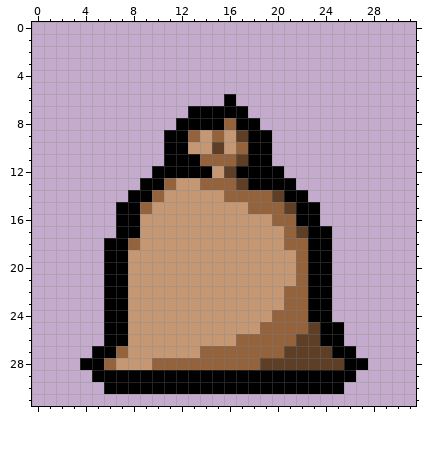
File history of a pixel-art sprite, resources/gfx/items/trinkets/Burlap Sack.png. Above, as it was before the edit.
The file is 32x32 pixels.
After:
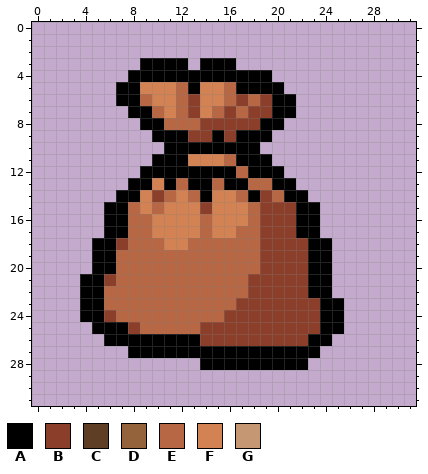
Palette (. is transparent): A #000000  B #8b3f2b  C #5e3e25  D #94623b  E #b76743  F #d38353  G #c69773
Changes in this commit:
@@ x 0..31 @@
  2 ................................
- 3 ................................
- 4 ................................
- 5 ................................
- 6 ................A...............
- 7 .............AAAAA..............
- 8 ............AAAADAA.............
- 9 ...........AADGDGCAA............
-10 ...........AAGGCGDAA............
-11 ...........AAADDDCAA............
-12 ..........AAAAAGCAAAA...........
-13 .........AADGGDDDCAAAA..........
-14 ........AADGGGGGDDDDCAA.........
-15 .......AADGGGGGGGGDDDCAA........
-16 .......AAGGGGGGGGGGGDDAA........
-17 .......AAGGGGGGGGGGGGDCAA.......
-18 ......AADGGGGGGGGGGGGDDAA.......
-19 ......AAGGGGGGGGGGGGGGDAA.......
-20 ......AAGGGGGGGGGGGGGGDAA.......
-21 ......AAGGGGGGGGGGGGGGDAA.......
-22 ......AAGGGGGGGGGGGGGDDAA.......
-23 ......AAGGGGGGGGGGGGGDDAA.......
-24 ......AAGGGGGGGGGGGGDDDAA.......
-25 ......AAGGGGGGGGGGGDDDDCAA......
-26 ......AAGGGGGGGGGDDDDDCCAA......
-27 .....AADGGGGGGDDDDDDDCCCCAA.....
-28 ....AADGGGDDDDDDDDDCCCCCCCAA....
-29 .....AAAAAAAAAAAAAAAAAAAAAA.....
-30 ......AAAAAAAAAAAAAAAAAAAA......
+ 3 .........AAAA.AAA...............
+ 4 ........AAAAAAAAAAAA............
+ 5 .......AAFFFEAFFEAAAA...........
+ 6 .......AAEFFEBFFEBEBAA..........
+ 7 ........AAEFEBFEBEBBAA..........
+ 8 .........AAEEEBBBBBAA...........
+ 9 ..........AAABBABAAA............
+10 ...........AAAAAAAA.............
+11 ..........AAAFFFEAAA............
+12 .........AAAAAAAAEAAA...........
+13 ........AAFAEAAEAAEEAA..........
+14 .......AAFBEFEAFFEABEAA.........
+15 ......AAEFEFFFBFFFEBBBAA........
+16 ......AAEEFFFFEFFFEBBBAA........
+17 ......AAEEFFFFEFFEEBBBAA........
+18 .....AABEEEFFEEEEEEBBBBAA.......
+19 .....AAEEEEEEEEEEEEBBBBAA.......
+20 .....AAEEEEEEEEEEEEBBBBAA.......
+21 ....AABEEEEEEEEEEEBBBBBAA.......
+22 ....AAEEEEEEEEEEEEBBBBBAA.......
+23 ....AAEEEEEEEEEEEBBBBBBBAA......
+24 ....AABEEEEEEEEEBBBBBBBBAA......
+25 .....AAABEEEEEBBBBBBBBBBAA......
+26 ......AAAAAAAABBBBBBBBBAA.......
+27 ........AAAAAAAAAAAAAAAA........
+28 ..............AAAAAAAAA.........
+29 ................................
+30 ................................
 31 ................................
